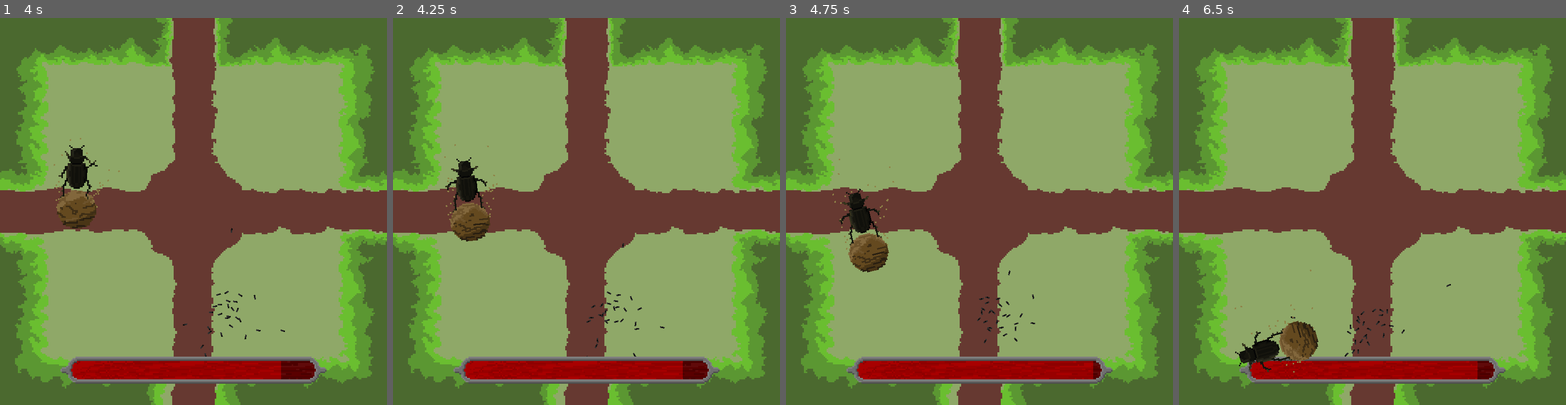
Above: before the commit, frames 1-4 (left to right).
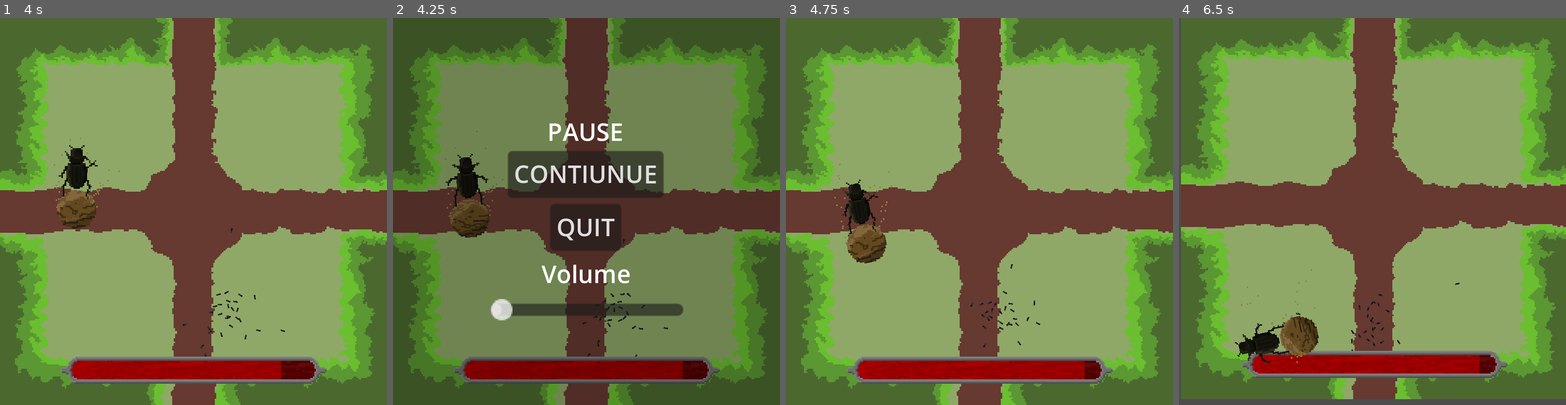
Above: after the commit, the same moments.

Repository: filvan1/LD56
Game: Godot game, scene res://scenes/main.tscn
Two runs of this game, one before a commit and one after it. Both use one fixed random seed, a clock stepped at 60 frames per second and the inputs below.
Inputs (mouse positions are in pixels of both pictures, inside the frame that each line leads up to):
- Up to frame 1 (4 s): hold D (move_right) 0.53-1.28 s; tap one key every 0.75 s from 0.6 s: Down (aim_down) Left (aim_left) Right (aim_right) Up (aim_up) Down (aim_down); hold S (move_down) 1.28-2.03 s; hold D (move_right) 2.03-2.78 s; hold W (move_up) 2.78-3.53 s; hold A (move_left) from 3.53 s (still down)
- Up to frame 2 (4.25 s): keep holding A (move_left); tap Escape (pause, bound only after the commit) at 4.15 s
- Up to frame 3 (4.75 s): release A (move_left) at 4.25 s; click (979, 172) at 4.25 s, where only the run after the commit has a clickable "CONTIUNUE"
- Up to frame 4 (6.5 s): hold A (move_left) 5.03-5.78 s; tap Left (aim_left) at 5.1 s; hold S (move_down) from 5.78 s (still down); tap Right (aim_right) at 5.85 s

Frame 1 is identical in both runs. In frame 2, 65% of the frame differs, in the area x 0-100%, y 0-100%; in frame 3, 1.5%; in frame 4, 18%.

Commit message:
added pause menu

Diff:
--- a/project.godot
+++ b/project.godot
@@ -64,6 +64,11 @@
 "events": [Object(InputEventKey,"resource_local_to_scene":false,"resource_name":"","device":-1,"window_id":0,"alt_press …(195 unchanged characters)…
 ]
 }
+pause={
+"deadzone": 0.5,
+"events": [Object(InputEventKey,"resource_local_to_scene":false,"resource_name":"","device":0,"window_id":0,"alt_pressed":false,"shift_pressed":false,"ctrl_pressed":false,"meta_pressed":false,"pressed":false,"keycode":0,"physical_keycode":4194305,"key_label":0,"unicode":0,"location":0,"echo":false,"script":null)
+]
+}
 
 [layer_names]
 
--- a/scenes/main.tscn
+++ b/scenes/main.tscn
@@ -9,6 +9,7 @@
 [ext_resource type="Curve" uid="uid://1p4ga38jct1m" path="res://misc/camera_shake.tres" id="7_rqdsw"]
 [ext_resource type="Curve" uid="uid://bkdj3qf467q66" path="res://misc/camera_shake_y.tres" id="8_a2ukd"]
 [ext_resource type="PackedScene" uid="uid://brx8osdc0d37a" path="res://scenes/dungie.tscn" id="9_t7o5o"]
+[ext_resource type="PackedScene" uid="uid://dp3vfby37ujd1" path="res://scenes/pause_menu.tscn" id="10_gphms"]
 
 [sub_resource type="Curve" id="Curve_cmcic"]
 _data = [Vector2(0, 0), 0.0, 0.0, 0, 0, Vector2(0.327338, 0.0984148), 0.550859, 0.550859, 0, 0, Vector2(0.507194, 0.497688), 2.88435, 2.88435, 0, 0, Vector2(1, 1), -1.8159e-07, 0.0, 0, 0]
@@ -22,18 +23,22 @@
 position = Vector2(384, 128)
 
 [node name="Player" parent="." instance=ExtResource("4_cieux")]
+process_mode = 1
 position = Vector2(123, 200)
 
 [node name="Enemy" parent="." node_paths=PackedStringArray("player") instance=ExtResource("6_woxhm")]
+process_mode = 1
 position = Vector2(389, 127)
 player = NodePath("../Player")
 
 [node name="AudioStreamPlayer" type="AudioStreamPlayer" parent="."]
+process_mode = 3
 stream = ExtResource("5_gf0ek")
 autoplay = true
 parameters/looping = true
 
 [node name="Camera" type="Node2D" parent="."]
+process_mode = 1
 position = Vector2(128, 128)
 script = ExtResource("6_a6m6d")
 shake_x = ExtResource("7_rqdsw")
@@ -47,9 +52,18 @@
 [node name="Camera" type="Camera2D" parent="Camera"]
 
 [node name="Enemy2" parent="." node_paths=PackedStringArray("player") instance=ExtResource("9_t7o5o")]
+process_mode = 1
 position = Vector2(128, 58)
 player = NodePath("../Player")
 
+[node name="PauseMenu" parent="." instance=ExtResource("10_gphms")]
+process_mode = 2
+offset_left = -526.0
+offset_top = -324.0
+offset_right = -526.0
+offset_bottom = -324.0
+
 [connection signal="enter_room" from="Player" to="Camera" method="_on_player_enter_room"]
+[connection signal="pause_game" from="Player" to="PauseMenu" method="_on_player_pause_game"]
 [connection signal="on_charge" from="Enemy" to="Camera" method="shake"]
 [connection signal="on_crash" from="Enemy2" to="Camera" method="shake"]
--- /dev/null
+++ b/scenes/pause_menu.tscn
@@ -0,0 +1,74 @@
+[gd_scene load_steps=4 format=3 uid="uid://dp3vfby37ujd1"]
+
+[ext_resource type="Script" path="res://scripts/pause_menu.gd" id="1_odmeu"]
+
+[sub_resource type="Curve" id="Curve_j4xls"]
+
+[sub_resource type="CurveTexture" id="CurveTexture_b4dlk"]
+curve = SubResource("Curve_j4xls")
+
+[node name="PauseMenu" type="Control"]
+visible = false
+top_level = true
+custom_minimum_size = Vector2(256, 256)
+layout_mode = 3
+anchors_preset = 0
+offset_right = 256.0
+script = ExtResource("1_odmeu")
+
+[node name="Background" type="CanvasLayer" parent="."]
+layer = 0
+visible = false
+
+[node name="TextureRect" type="TextureRect" parent="Background"]
+self_modulate = Color(1, 1, 1, 0.215686)
+top_level = true
+offset_right = 256.0
+offset_bottom = 256.0
+texture = SubResource("CurveTexture_b4dlk")
+
+[node name="MenuLayer" type="CanvasLayer" parent="."]
+visible = false
+follow_viewport_enabled = true
+
+[node name="VBoxContainer" type="VBoxContainer" parent="MenuLayer"]
+offset_left = 64.0
+offset_top = 64.0
+offset_right = 192.0
+offset_bottom = 206.0
+
+[node name="RichTextLabel" type="RichTextLabel" parent="MenuLayer/VBoxContainer"]
+clip_contents = false
+custom_minimum_size = Vector2(64, 20)
+layout_mode = 2
+bbcode_enabled = true
+text = "[center]PAUSE"
+scroll_active = false
+
+[node name="ButtonsContainer" type="VBoxContainer" parent="MenuLayer/VBoxContainer"]
+layout_mode = 2
+
+[node name="ContinueButton" type="Button" parent="MenuLayer/VBoxContainer/ButtonsContainer"]
+layout_mode = 2
+size_flags_horizontal = 4
+text = "CONTIUNUE"
+
+[node name="QuitButton" type="Button" parent="MenuLayer/VBoxContainer/ButtonsContainer"]
+layout_mode = 2
+size_flags_horizontal = 4
+text = "QUIT"
+
+[node name="VolumeLabel" type="Label" parent="MenuLayer/VBoxContainer"]
+layout_mode = 2
+text = "Volume"
+horizontal_alignment = 1
+
+[node name="VolumeSlider" type="HSlider" parent="MenuLayer/VBoxContainer"]
+layout_mode = 2
+size_flags_vertical = 1
+max_value = 1.0
+step = 0.01
+
+[connection signal="pressed" from="MenuLayer/VBoxContainer/ButtonsContainer/ContinueButton" to="." method="_on_continue_button_pressed"]
+[connection signal="pressed" from="MenuLayer/VBoxContainer/ButtonsContainer/QuitButton" to="." method="_on_quit_button_pressed"]
+[connection signal="value_changed" from="MenuLayer/VBoxContainer/VolumeSlider" to="." method="_on_volume_slider_value_changed"]
--- /dev/null
+++ b/scripts/pause_menu.gd
@@ -0,0 +1,31 @@
+extends Control
+
+func load_level(level_path):
+	# Load a level scene
+	var level = load(level_path)
+	# Replace the current scene with the loaded level scene
+	get_tree().change_scene_to_packed(level)
+
+func _on_volume_slider_value_changed(value:float) -> void:
+	AudioServer.set_bus_volume_db(0, linear_to_db(value))
+
+
+func _on_quit_button_pressed() -> void:
+	hide()
+	$MenuLayer.hide()
+	$Background.hide()
+	get_tree().paused = false
+	load_level("res://scenes/main_menu.tscn")
+
+
+func _on_continue_button_pressed() -> void:
+	hide()
+	$MenuLayer.hide()
+	$Background.hide()
+	get_tree().paused = false
+
+func _on_player_pause_game() -> void:
+	get_tree().paused = true
+	show()
+	$MenuLayer.show()
+	$Background.show()
--- a/scripts/player.gd
+++ b/scripts/player.gd
@@ -13,6 +13,7 @@
 var current_room_coords = Vector2i.ZERO
 
 signal enter_room(coords: Vector2i)
+signal pause_game
 
 # Called when the node enters the scene tree for the first time.
 func _ready() -> void:
@@ -59,6 +60,9 @@
 		self.current_room_coords = room_coords
 		enter_room.emit(room_coords)
 
+	if Input.is_action_just_pressed("pause"):
+		pause_game.emit()
+
 
 func _fire(aim: Vector2):
 	var candidates = swarm.get_swarming_ants()
Not shown: 1 places in scenes/main.tscn that only renumber resources
